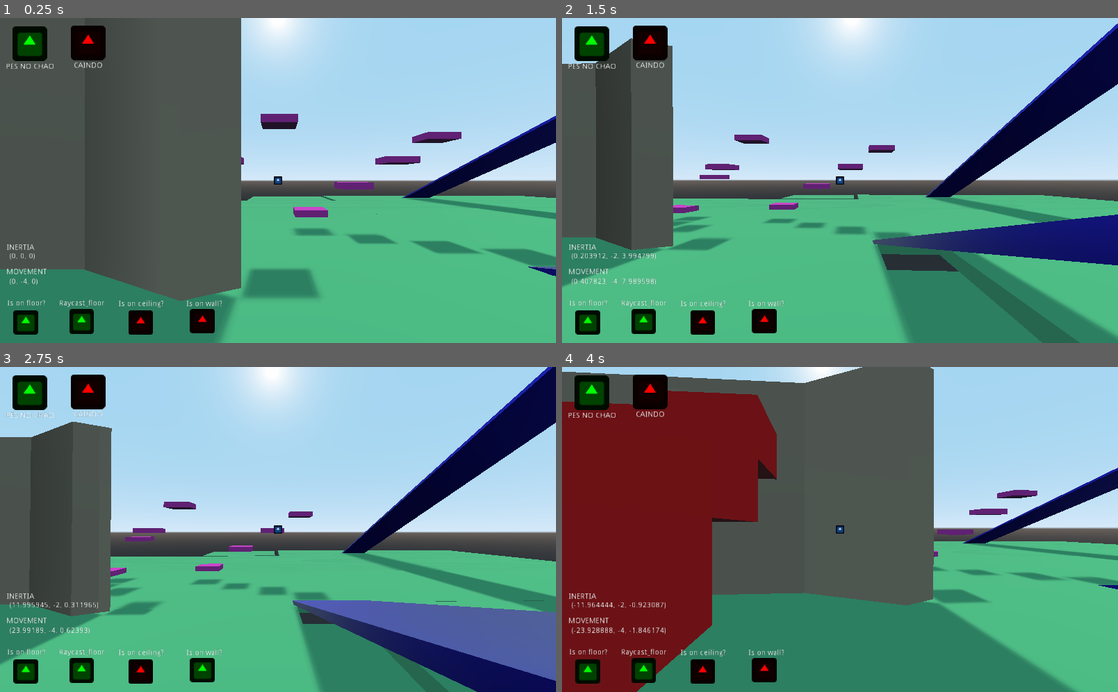
Above: before the commit, frames 1-4 (two rows, left to right).
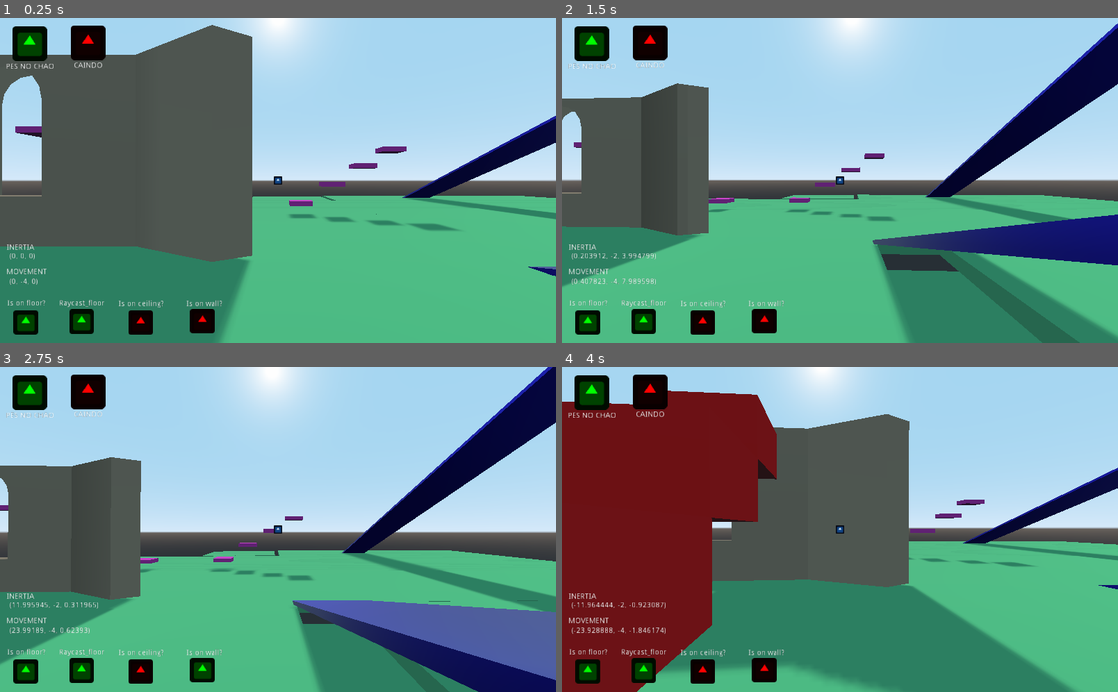
Above: after the commit, the same moments.

Repository: MVCP1/Godot_3DFPSTemplate
Game: Godot game, scene res://scenes/main.tscn
Two runs of this game, one before a commit and one after it. Both use one fixed random seed, a clock stepped at 60 frames per second and the inputs below. The engine's default icon, where the game draws it, is replaced by a stand-in: a white triangle on a blue panel in a dark square.
Inputs (mouse positions are in pixels of both pictures, inside the frame that each line leads up to):
- Up to frame 1 (0.25 s): no input
- Up to frame 2 (1.5 s): tap Enter at 0.5 s; move the mouse to (867, 180) at 0.52 s; hold D (right) 0.53-1.28 s; hold Shift (shift) 0.53-1.28 s; tap Alt (alt) at 0.6 s; move the mouse to (812, 180) at 1.27 s; hold S (back) from 1.28 s (still down); tap Shift (shift) at 1.35 s
- Up to frame 3 (2.75 s): tap Alt (alt) at 1.55, 2.1 s; move the mouse to (289, 523) at 2.02 s; release S (back) at 2.03 s; hold D (right) from 2.03 s (still down); hold Shift (shift) from 2.03 s (still down)
- Up to frame 4 (4 s): move the mouse to (834, 536) at 2.77 s; release Shift (shift) at 2.78 s; tap W (front) at 2.85 s; tap Alt (alt) at 3.05 s; move the mouse to (878, 532) at 3.52 s; release D (right) at 3.53 s; hold A (left) from 3.53 s (still down); hold Shift (shift) from 3.53 s (still down)

The runs differ from the first frame. In frame 1, 14% of the frame differs, in the area x 0-100%, y 0-88%; in frame 2, 10%; in frame 3, 7.2%; in frame 4, 14%.

Commit message:
Unused Scenes and Scripts
Deleted bullet scene and script
Deleted old player script

Diff:
--- a/scenes/bullet.tscn
+++ /dev/null
@@ -1,32 +0,0 @@
-[gd_scene load_steps=4 format=2]
-
-[ext_resource path="res://script/bullet.gd" type="Script" id=1]
-
-[sub_resource type="SpatialMaterial" id=1]
-albedo_color = Color( 1, 0, 0, 1 )
-roughness = 0.0
-emission_enabled = true
-emission = Color( 0, 1, 0.0392157, 1 )
-emission_energy = 10.0
-emission_operator = 0
-emission_on_uv2 = false
-rim_enabled = true
-rim = 1.0
-rim_tint = 1.0
-
-[sub_resource type="SphereShape" id=2]
-radius = 1.16662
-
-[node name="bullet" type="Area"]
-transform = Transform( 0.1, 0, 0, 0, 0.1, 0, 0, 0, 0.1, 0, 0, 0 )
-script = ExtResource( 1 )
-
-[node name="CSGSphere" type="CSGSphere" parent="."]
-material = SubResource( 1 )
-
-[node name="CollisionShape" type="CollisionShape" parent="."]
-shape = SubResource( 2 )
-
-[node name="frente" type="Position3D" parent="."]
-transform = Transform( 1, 0, 0, 0, 1, 0, 0, 0, 1, 4, 0, 0 )
-[connection signal="body_entered" from="." to="." method="_on_bullet_body_entered"]
--- a/scenes/main.tscn
+++ b/scenes/main.tscn
@@ -1,7 +1,6 @@
-[gd_scene load_steps=15 format=2]
+[gd_scene load_steps=14 format=2]
 
 [ext_resource path="res://scenes/player.tscn" type="PackedScene" id=1]
-[ext_resource path="res://scenes/bullet.tscn" type="PackedScene" id=2]
 [ext_resource path="res://objects/Modular Temple/Tower_Wall_Tall_Doorway.obj" type="ArrayMesh" id=3]
 [ext_resource path="res://scenes/caixa.tscn" type="PackedScene" id=4]
 [ext_resource path="res://objects/Modular Temple/Tower_Wall_Normal_Window.obj" type="ArrayMesh" id=5]
@@ -56,9 +55,6 @@
 size = 8.0
 near = 0.01
 far = 321.0
-
-[node name="bullet" parent="." instance=ExtResource( 2 )]
-transform = Transform( 0.146542, 0, -0.989205, 0, 1, 0, 0.989205, 0, 0.146542, 11.0707, 2.12885, -3.37031 )
 
 [node name="Tower_Wall_Tall_Doorway" type="MeshInstance" parent="."]
 transform = Transform( 1, 0, 0, 0, 1, 0, 0, 0, 1, 0.414902, -1.80783, -1.55252 )
@@ -196,35 +192,35 @@
 material = SubResource( 7 )
 
 [node name="caixa8" parent="." instance=ExtResource( 4 )]
-transform = Transform( 6.36191e-09, 0, 0.785365, -0.162995, 3.45795e-08, 3.84457e-08, 3.58265e-09, 0.673548, -8.5417e-16, 4.74279, 1.07904, -11.7765 )
+transform = Transform( 6.36191e-09, 0, 0.785365, -0.162995, 3.45795e-08, 3.84457e-08, 3.58265e-09, 0.673548, -8.5417e-16, 4.74279, 1.07904, -16.5271 )
 material = SubResource( 8 )
 
 [node name="caixa9" parent="." instance=ExtResource( 4 )]
-transform = Transform( 6.36191e-09, 0, 0.785365, -0.162995, 3.45795e-08, 3.84457e-08, 3.58265e-09, 0.673548, -8.5417e-16, 6.95312, 2.41256, -11.7765 )
+transform = Transform( 6.36191e-09, 0, 0.785365, -0.162995, 3.45795e-08, 3.84457e-08, 3.58265e-09, 0.673548, -8.5417e-16, 6.95312, 2.41256, -16.5271 )
 material = SubResource( 8 )
 
 [node name="caixa10" parent="." instance=ExtResource( 4 )]
-transform = Transform( 6.36191e-09, 0, 0.785365, -0.162995, 3.45795e-08, 3.84457e-08, 3.58265e-09, 0.673548, -8.5417e-16, 9.15517, 3.67836, -11.7765 )
+transform = Transform( 6.36191e-09, 0, 0.785365, -0.162995, 3.45795e-08, 3.84457e-08, 3.58265e-09, 0.673548, -8.5417e-16, 9.15517, 3.67836, -16.5271 )
 material = SubResource( 8 )
 
 [node name="caixa12" parent="." instance=ExtResource( 4 )]
-transform = Transform( 6.36191e-09, 0, 0.785365, -0.162995, 3.45795e-08, 3.84457e-08, 3.58265e-09, 0.673548, -8.5417e-16, 0.541654, 3.67836, -11.7991 )
+transform = Transform( -6.36191e-09, -5.88834e-08, -0.785365, -0.162995, 3.45795e-08, 3.84457e-08, -3.58265e-09, -0.673548, 6.86588e-08, -7.7591, 3.67836, -15.686 )
 material = SubResource( 8 )
 
 [node name="caixa13" parent="." instance=ExtResource( 4 )]
-transform = Transform( 6.36191e-09, 0, 0.785365, -0.162995, 3.45795e-08, 3.84457e-08, 3.58265e-09, 0.673548, -8.5417e-16, 3.19277, 5.29887, -10.4587 )
+transform = Transform( -6.36191e-09, -5.88834e-08, -0.785365, -0.162995, 3.45795e-08, 3.84457e-08, -3.58265e-09, -0.673548, 6.86588e-08, -9.64242, 5.29887, -12.6823 )
 material = SubResource( 8 )
 
 [node name="caixa14" parent="." instance=ExtResource( 4 )]
-transform = Transform( 6.36191e-09, 0, 0.785365, -0.162995, 3.45795e-08, 3.84457e-08, 3.58265e-09, 0.673548, -8.5417e-16, -1.43373, 3.03715, -14.1431 )
+transform = Transform( -6.36191e-09, -5.88834e-08, -0.785365, -0.162995, 3.45795e-08, 3.84457e-08, -3.58265e-09, -0.673548, 6.86588e-08, -5.01592, 3.03715, -13.342 )
 material = SubResource( 8 )
 
 [node name="caixa15" parent="." instance=ExtResource( 4 )]
-transform = Transform( 6.36191e-09, 0, 0.785365, -0.162995, 3.45795e-08, 3.84457e-08, 3.58265e-09, 0.673548, -8.5417e-16, -1.43373, 1.02102, -10.4096 )
+transform = Transform( -6.36191e-09, -5.88834e-08, -0.785365, -0.162995, 3.45795e-08, 3.84457e-08, -3.58265e-09, -0.673548, 6.86588e-08, -2.11269, 1.02102, -16.2351 )
 material = SubResource( 8 )
 
 [node name="caixa11" parent="." instance=ExtResource( 4 )]
-transform = Transform( 6.36191e-09, 0, 0.785365, -0.162995, 3.45795e-08, 3.84457e-08, 3.58265e-09, 0.673548, -8.5417e-16, 11.1315, 4.83643, -11.7765 )
+transform = Transform( 6.36191e-09, 0, 0.785365, -0.162995, 3.45795e-08, 3.84457e-08, 3.58265e-09, 0.673548, -8.5417e-16, 11.1315, 4.83643, -16.5271 )
 material = SubResource( 8 )
 
 [node name="caixa3" parent="." instance=ExtResource( 4 )]
@@ -268,7 +264,7 @@
 material = SubResource( 7 )
 
 [node name="KinematicBody" type="KinematicBody" parent="."]
-transform = Transform( 2, 0, 0, 0, 2, 0, 0, 0, 1, -6.73892, 0, -0.688167 )
+transform = Transform( 2, 0, 0, 0, 2, 0, 0, 0, 1, -6.73892, -0.72097, -2.92245 )
 
 [node name="Tower_Wall_Normal_Window" type="MeshInstance" parent="KinematicBody"]
 transform = Transform( 4, 0, 0, 0, 4, 0, 0, 0, 4, 0, 0, 0 )
--- a/script/bullet.gd
+++ /dev/null
@@ -1,21 +0,0 @@
-extends Area
-
-# Declare member variables here. Examples:
-# var a = 2
-# var b = "text"
-
-# Called when the node enters the scene tree for the first time.
-func _ready():
-	pass # Replace with function body.
-
-# Called every frame. 'delta' is the elapsed time since the previous frame.
-func _process(delta):
-	#print(get_node("frente").get_global_transform().origin)
-	set_translation(get_node("frente").get_global_transform().origin)
-	#set_rotation(get_rotation() + Vector3(0,PI/180,0))
-	pass
-
-func _on_bullet_body_entered(body):
-	if body != get_parent().get_node("player"):
-		queue_free()
-	pass # Replace with function body.
--- a/script/playerOLD.gd
+++ /dev/null
@@ -1,147 +0,0 @@
-extends KinematicBody
-
-# Declare member variables here. Examples:
-var vel = 5.0
-var sensitivity = -0.001
-var angle = 80
-var pre_bullet = preload("res://scenes/bullet.tscn")
-
-var mov = Vector3(0,0,0)
-
-var tocou = false
-var procurando = false
-
-var chao = false
-var teto = false
-var gravidade = -10
-var vertical = 0
-var pulo = 500
-
-# Called when the node enters the scene tree for the first time.
-func _ready():
-	Input.set_mouse_mode(Input.MOUSE_MODE_CAPTURED)
-	pass # Replace with function body.
-
-# Called every frame. 'delta' is the elapsed time since the previous frame.
-func _process(delta):
-	if chao and procurando:
-		tocou = true
-	else:
-		tocou = false
-	if not chao:
-		procurando = true
-	if chao and procurando:
-		procurando = false
-	if tocou:
-		mov = Vector3(0,0,0)
-		print(tocou)
-	if chao:
-		$Camera/CanvasLayer/Sprite2.set_modulate(Color(1,0,0,1))
-		if Input.is_action_pressed("shift"):
-			vel = 7.5
-		else:
-			vel = 5
-	else:
-		$Camera/CanvasLayer/Sprite3.set_modulate(Color(0,1,0,1))
-	pass
-
-func _physics_process(delta):
-	move_and_slide(Vector3(0,vertical,0))
-	if is_on_floor():
-		$Camera/CanvasLayer/Sprite3.set_modulate(Color(1,0,0,1))
-	else:
-		$Camera/CanvasLayer/Sprite3.set_modulate(Color(0,1,0,1))
-	get_node("RayCast_chao").force_raycast_update()
-	get_node("RayCast_teto").force_raycast_update()
-	chao = get_node("RayCast_chao").is_colliding()
-	teto = get_node("RayCast_teto").is_colliding()
-	gravidade(delta)
-
-	if Input.is_action_just_pressed("espaco") and chao:
-		vertical = pulo*delta
-		mov = Vector3(0,0,0)
-		if chao:
-			if Input.is_action_pressed("frente"):
-				mov = mov + ((get_node("frente").get_global_transform().origin - get_translation()) * vel/4 * 1)
-			if Input.is_action_pressed("tras"):
-				mov = mov + ((get_node("frente").get_global_transform().origin - get_translation()) * vel/4 * (-1))
-			if Input.is_action_pressed("direita"):
-				mov = mov + ((get_node("lado").get_global_transform().origin - get_translation()) * vel/4 * 1)
-			if Input.is_action_pressed("esquerda"):
-				mov = mov + ((get_node("lado").get_global_transform().origin - get_translation()) * vel/4 * (-1))
-	#if chao:
-		#mov = Vector3(0,0,0)
-	if not chao:
-		move_and_slide((mov))
-
-
-	if Input.is_action_pressed("frente"):
-		if chao:
-			move_and_slide((get_node("frente").get_global_transform().origin - get_translation()) * vel)
-		else:
-			move_and_slide((get_node("frente").get_global_transform().origin - get_translation()) * (3*vel/4))
-
-	if Input.is_action_pressed("tras"):
-		if chao:
-			move_and_slide((get_node("frente").get_global_transform().origin- get_translation()) * vel * -1)
-		else:
-			move_and_slide((get_node("frente").get_global_transform().origin- get_translation()) * (3*vel/4) * -1)
-
-	if Input.is_action_pressed("direita"):
-		if chao:
-			move_and_slide((get_node("lado").get_global_transform().origin - get_translation()) * vel)
-		else:
-			move_and_slide((get_node("lado").get_global_transform().origin - get_translation()) * (3*vel/4))
-
-	if Input.is_action_pressed("esquerda"):
-		if chao:
-			move_and_slide((get_node("lado").get_global_transform().origin- get_translation()) * vel * -1)
-		else:
-			move_and_slide((get_node("lado").get_global_transform().origin- get_translation()) * (3*vel/4) * -1)
-
-	if Input.is_action_just_pressed("esc"):
-		Input.set_mouse_mode(Input.MOUSE_MODE_VISIBLE)
-		get_tree().quit()
-
-	if Input.is_action_just_pressed("alt"):
-		if Input.get_mouse_mode() != Input.MOUSE_MODE_VISIBLE:
-			Input.set_mouse_mode(Input.MOUSE_MODE_VISIBLE)
-		else:
-			Input.set_mouse_mode(Input.MOUSE_MODE_CAPTURED)
-
-	if Input.is_action_just_pressed("mouse_esquerdo"):
-		var bullet = pre_bullet.instance()
-		get_node("AudioStreamPlayer").play()
-
-		get_parent().add_child(bullet)
-		#bullet.set_global_transform(get_node("Camera").get_global_transform())
-		#bullet.set_scale(Vector3(0.5,0.5,0.5))
-		var rot = get_node("Camera").get_global_transform().basis.get_euler()
-		bullet.set_rotation(Vector3(rot.z,rot.y+PI/2,rot.x))
-
-		bullet.set_translation(get_node("Camera").get_global_transform().origin)
-	pass
-
-func _input(event):
-	if event is InputEventMouseMotion:
-		#rotate_y(event.relative.x * sensitivity)
-		set_rotation(get_rotation() + Vector3(0,event.relative.x * sensitivity, 0))
-		#if get_node("Camera").rotation_degrees.x + rad2deg(event.relative.y) > -60 and get_node("Camera").rotation_degrees.x + rad2deg(event.relative.y) < 60:
-		get_node("Camera").set_rotation(get_node("Camera").get_rotation() + Vector3(event.relative.y * sensitivity, 0, 0))
-		get_node("Camera").set_rotation(Vector3(deg2rad(clamp(rad2deg(get_node("Camera").get_rotation().x), -angle, angle)), get_node("Camera").get_rotation().y, get_node("Camera").get_rotation().z))
-
-func gravidade(delta):
-	if chao:# and not Input.is_action_just_pressed("espaco"):
-		#print("parado")
-		if not(Input.is_action_pressed("frente") or Input.is_action_pressed("tras") or Input.is_action_pressed("esquerda") or Input.is_action_pressed("direita")):
-			vertical = 0
-		else:
-			vertical = -1
-	else:
-		vertical = vertical + gravidade*delta
-		#print("caindo")
-	if teto:
-		vertical = (-1)*sqrt(vertical*vertical)/2
-	#if ladeira and not Input.is_action_just_pressed("espaco"):
-	#	print("desce")
-	pass
